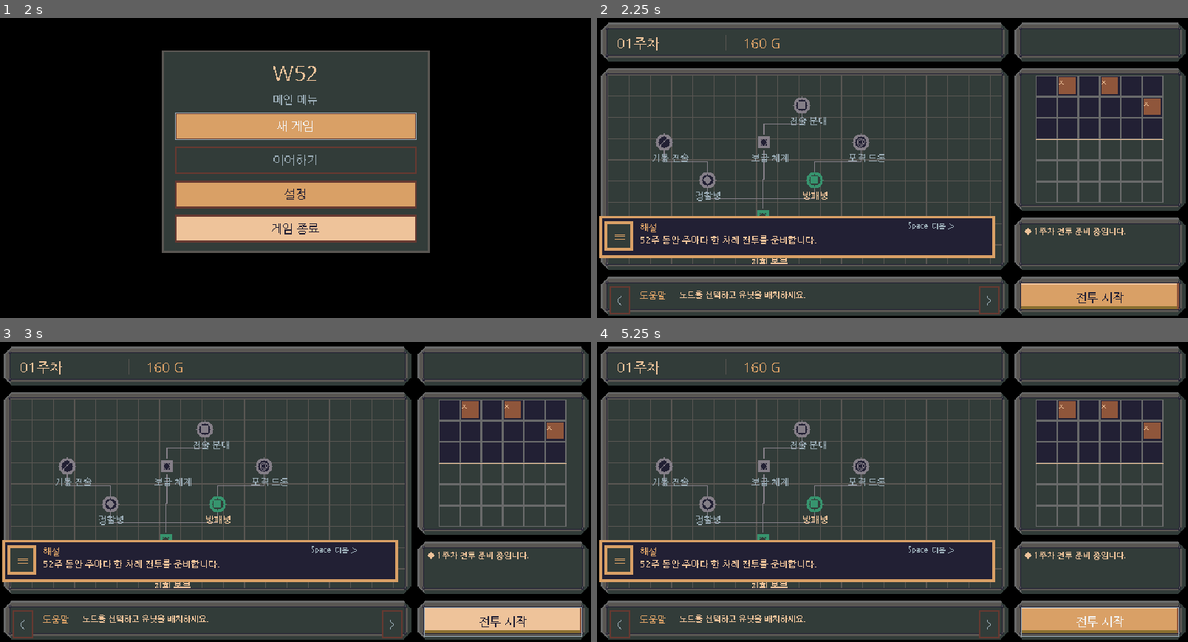
Above: before the commit, frames 1-4 (two rows, left to right).
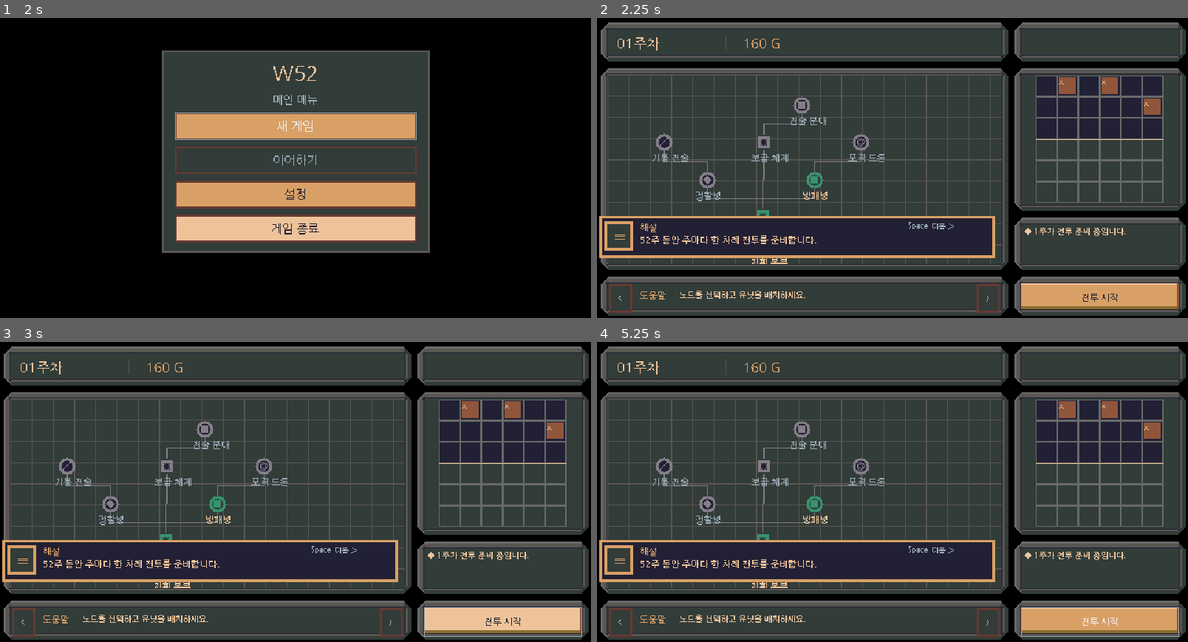
Above: after the commit, the same moments.

Repository: xcliming-svg/w52
Game: Godot game, scene res://main.tscn
Same seed, same stepped clock (60 frames per second), same inputs: the game is played once before the commit and once after it.
Inputs (mouse positions are in pixels of both pictures, inside the frame that each line leads up to):
- Up to frame 1 (2 s): tap Enter at 0.5 s; move the mouse to (425, 135) at 0.52 s; click (425, 135) at 0.67 s; tap Space at 0.77, 1.25 s; drag from (177, 168) to (265, 219) at 1.27 s
- Up to frame 2 (2.25 s): click "새 게임" at 2 s
- Up to frame 3 (3 s): click "전투 시작" at 2.75 s
- Up to frame 4 (5.25 s): click "전투 시작" at 3.5 s; click "전투 시작" at 4.25 s; tap Enter at 5 s; move the mouse to (892, 477) at 5.02 s; click (892, 477) at 5.17 s

Frame 1 is identical in both runs. In frame 2, 0.4% of the frame differs, in the area x 2-90%, y 88-99%; in frame 3, 0.4%; in frame 4, 0.4%.

Commit message:
fix(ui): fit Godot font minimum heights within popup and narrow frame hit targets

Diff:
--- a/scripts/game.gd
+++ b/scripts/game.gd
@@ -13,7 +13,7 @@
 const TREE_CENTER_LOCAL := Vector2(213, 102)
 const DRAG_THRESHOLD := 3.0
 const POPUP_SIZE := Vector2(160, 98)
-const POPUP_BUTTON_OFFSET := Vector2(91, 70)
+const POPUP_BUTTON_OFFSET := Vector2(91, 64)
 var TREE_RECT := Rect2(UI.content_rect("L2"))
 var DIALOGUE_RECT := Rect2(UI.DIALOGUE_RECT)
 const NODES := [
@@ -127,22 +127,22 @@
     dialogue_surface.draw.connect(_draw_dialogue_overlay)
     add_child(dialogue_surface)
 
-    deploy_button = UI.make_button("배치", Vector2(61, 20))
+    deploy_button = UI.make_button("배치", Vector2(61, 28))
     deploy_button.position = Vector2(-500, -500)
-    deploy_button.size = Vector2(61, 20)
-    deploy_button.add_theme_font_size_override("font_size", 10)
+    deploy_button.size = Vector2(61, 28)
+    deploy_button.add_theme_font_size_override("font_size", 8)
     deploy_button.pressed.connect(_deploy_selected)
     add_child(deploy_button)
 
     var help := UI.content_rect("L3")
-    prev_button = UI.make_button("〈", Vector2(23, 22))
-    next_button = UI.make_button("〉", Vector2(23, 22))
+    prev_button = UI.make_button("〈", Vector2(25, 26))
+    next_button = UI.make_button("〉", Vector2(25, 26))
     for b in [prev_button, next_button]:
-        b.size = Vector2(23, 22)
-        b.add_theme_font_size_override("font_size", 12)
+        b.size = Vector2(25, 26)
+        b.add_theme_font_size_override("font_size", 8)
         add_child(b)
-    prev_button.position = Vector2(help.position + Vector2i(2, 3))
-    next_button.position = Vector2(help.end - Vector2i(25, 25))
+    prev_button.position = Vector2(help.position + Vector2i(2, 1))
+    next_button.position = Vector2(help.end - Vector2i(27, 27))
     prev_button.pressed.connect(func() -> void: _change_help(-1))
     next_button.pressed.connect(func() -> void: _change_help(1))
 
@@ -150,7 +150,7 @@
     battle_button = UI.make_button("전투 시작", Vector2(action.size))
     battle_button.position = Vector2(action.position)
     battle_button.size = Vector2(action.size)
-    battle_button.add_theme_font_size_override("font_size", 13)
+    battle_button.add_theme_font_size_override("font_size", 10)
     for state in ["normal", "hover", "pressed", "disabled"]:
         battle_button.add_theme_stylebox_override(state, StyleBoxEmpty.new())
     battle_button.add_theme_color_override("font_color", UI.GAME_BACKGROUND)
